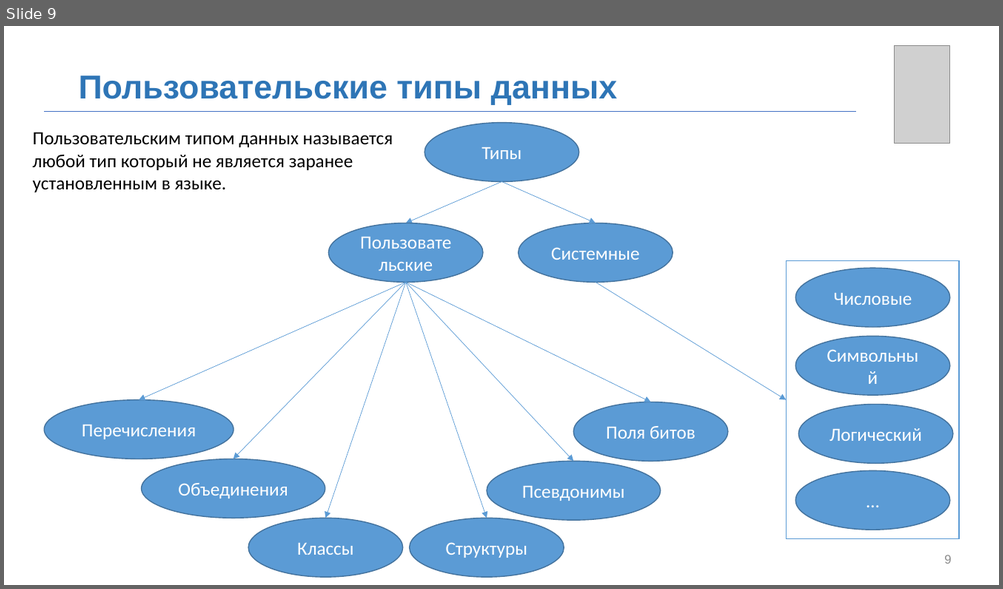
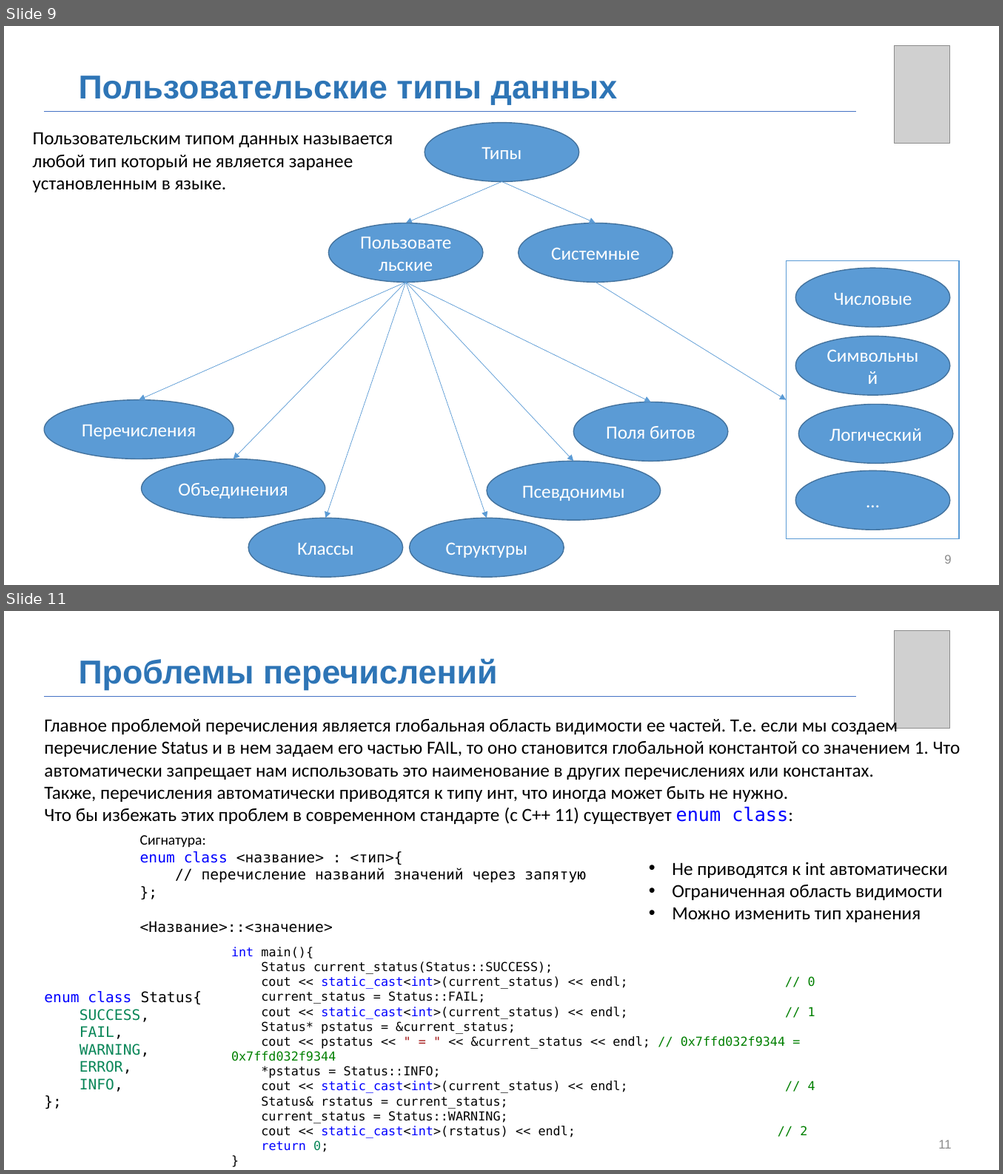
Before and after one commit to MUCTR-IKT-CPP/cpp_course, a slide deck: Лекции/2025/3/Пользовательские типы, структры, объединения.pptx. Shown one above the other, each under a label of ours: slide 9 before the commit, slides 9 and 11 after it; the slides between them are not shown. The pictures are 1003x589 and 1003x1174 pixels, drawn with LibreOffice and Linux fonts; fonts in the diff are those of the drawing; grey boxes stand for pictures; background and template pictures are left out. Boxes give left, top, right and bottom in pixels: in the first picture for what was removed or moved away, otherwise in the second. Text is boxed around its words. In the diff, an @@ line names an element or a change of style, - is before the commit and + after.

```diff
--- a/Лекции/2025/3/Пользовательские типы, структры, объединения.pptx
+++ b/Лекции/2025/3/Пользовательские типы, структры, объединения.pptx
@@ slide 11 added at (x1=4, y1=611, x2=999, y2=1170), background picture (left out) @@
@@ picture added at (x1=894, y1=630, x2=949, y2=728) @@
@@ text added at (x1=79, y1=658, x2=498, y2=690), 32 pt, text #2E75B6, bold @@
+Проблемы перечислений
@@ line added from (44, 696) to (856, 696), #4472C4 0.5 pt @@
@@ text added at (x1=44, y1=717, x2=960, y2=824), 18 pt, text #000000 @@
+Главное проблемой перечисления является глобальная область видимости ее частей. Т.е. если мы создаем перечисление Status и в нем задаем его частью FAIL, то оно становится глобальной константой со значением 1. Что автоматически запрещает нам использовать это наименование в других перечислениях или константах.
+Также, перечисления автоматически приводятся к типу инт, что иногда может быть не нужно.
+Что бы избежать этих проблем в современном стандарте (с C++ 11) существует enum class:
@@ text added at (x1=140, y1=835, x2=586, y2=933), 14 pt, text #000000 @@
+Сигнатура:
+enum class <название> : <тип>{
+// перечисление названий значений через запятую
+};
+<Название>::<значение>
@@ text added at (x1=671, y1=862, x2=948, y2=923), 18 pt, text #000000 @@
+• Не приводятся к int автоматически
+• Ограниченная область видимости
+• Можно изменить тип хранения
@@ text added at (x1=231, y1=947, x2=815, y2=1153), 12 pt, text #000000 @@
+int main(){
+Status current_status(Status::SUCCESS);
+cout << static_cast<int>(current_status) << endl; // 0
+current_status = Status::FAIL;
+cout << static_cast<int>(current_status) << endl; // 1
+Status* pstatus = &current_status;
+cout << pstatus << " = " << &current_status << endl; // 0x7ffd032f9344 = 0x7ffd032f9344
+*pstatus = Status::INFO;
+cout << static_cast<int>(current_status) << endl; // 4
+Status& rstatus = current_status;
+current_status = Status::WARNING;
+cout << static_cast<int>(rstatus) << endl; // 2
+return 0;
+}
@@ text added at (x1=44, y1=991, x2=202, y2=1092), 14 pt, text #098658 @@
+enum class Status{
+SUCCESS,
+FAIL,
+WARNING,
+ERROR,
+INFO,
+};
@@ page number added at (x1=938, y1=1140, x2=950, y2=1149), 12 pt, text #8C8C8C @@
+11
```
Also in this commit, not shown: 8 slides changed, 5 other slides added, 1 slide removed, 1 other file.
